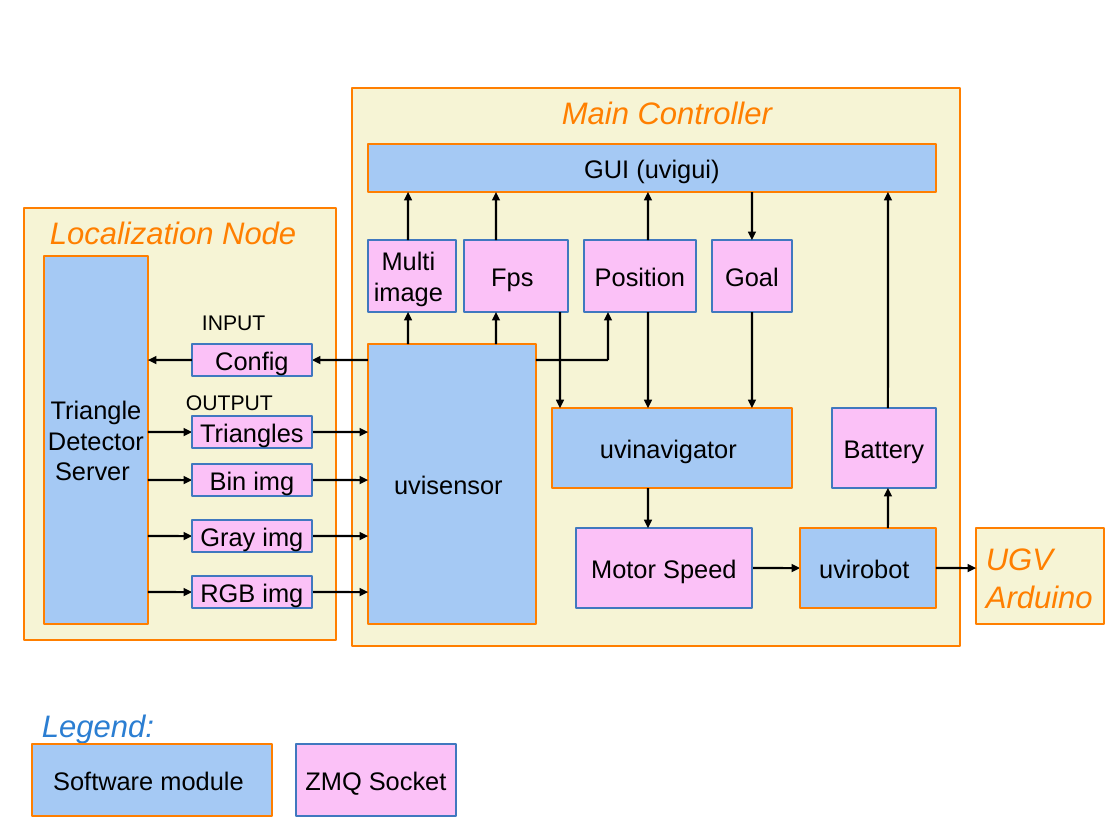
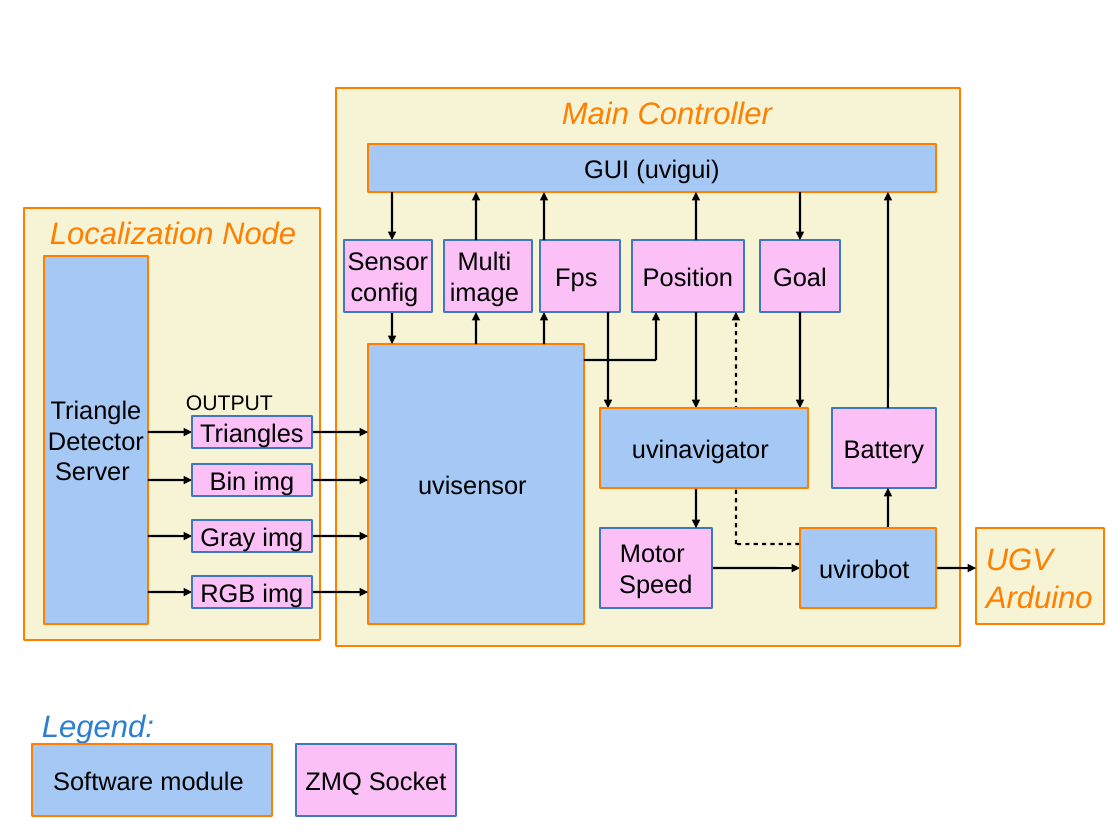
Before and after one commit to UviDTE-UviSpace/uvispace-main-controller, a slide deck: slide 1 of docs/_static/sockets.odp. Drawn at 1120x840 pixels with LibreOffice and Linux fonts; fonts in the diff are those of the drawing. Boxes give left, top, right and bottom in pixels: in the first picture for what was removed or moved away, otherwise in the second. Text is boxed around its words. In the diff, an @@ line names an element or a change of style, - is before the commit and + after.

```diff
--- a/docs/_static/sockets.odp
+++ b/docs/_static/sockets.odp
@@ rectangle: place and size @@
-rectangle at box(352, 88, 959, 646)
+rectangle at box(336, 88, 960, 646)
@@ rectangle: place and size @@
-rectangle at box(24, 208, 336, 640)
+rectangle at box(24, 208, 320, 640)
@@ arrow moved from (409, 240) - (409, 192) to (392, 192) - (392, 240) @@
@@ arrow moved from (496, 240) - (496, 192) to (477, 240) - (477, 192) @@
@@ arrow added from (544, 240) to (544, 192), #000000 1.5 pt @@
@@ rectangle "Sensor": place and size @@
-rectangle "Sensor" at box(192, 345, 312, 376)
+rectangle "Sensor" at box(345, 240, 433, 312)
@@ text in rectangle at box(348, 252, 428, 306): text changed @@
-Config
+Sensor
+config
@@ rectangle "Multi": place and size @@
-rectangle "Multi" at box(368, 240, 456, 312)
+rectangle "Multi" at box(444, 240, 533, 312)
@@ rectangle "Fps": place and size @@
-rectangle "Fps" at box(464, 240, 568, 312)
+rectangle "Fps" at box(540, 240, 620, 312)
@@ text removed at box(202, 315, 265, 331) @@
-INPUT
@@ arrow moved from (409, 345) - (409, 312) to (392, 304) - (392, 345) @@
@@ arrow moved from (496, 345) - (496, 312) to (477, 345) - (477, 312) @@
@@ arrow added from (544, 345) to (544, 312), #000000 1.5 pt @@
@@ arrow moved from (648, 312) - (648, 409) to (608, 312) - (608, 409) @@
@@ 5 arrows, 2 rectangles: place and size @@
-5 arrows, 2 rectangles at box(584, 192, 793, 528)
+5 arrows, 2 rectangles at box(632, 192, 841, 528)
@@ arrow moved from (560, 312) - (560, 409) to (696, 312) - (696, 409) @@
@@ arrow added from (736, 544) to (736, 312), #000000 1.5 pt @@
@@ rectangle "uvisensor": place and size @@
-rectangle "uvisensor" at box(368, 345, 536, 625)
+rectangle "uvisensor" at box(368, 345, 584, 625)
@@ arrow removed from (192, 360) to (148, 360) @@
@@ arrow removed from (368, 360) to (312, 360) @@
@@ line moved from (608, 360) - (537, 360) to (657, 360) - (584, 360) @@
@@ rectangle "uvinavigator": place and size @@
-rectangle "uvinavigator" at box(552, 409, 792, 489)
+rectangle "uvinavigator" at box(601, 409, 809, 489)
@@ rectangle "Motor": place and size @@
-rectangle "Motor" at box(576, 528, 752, 609)
+rectangle "Motor" at box(601, 528, 712, 609)
@@ text in rectangle at box(619, 544, 692, 598): text changed @@
-Motor Speed
+Motor
+Speed
@@ arrow added from (712, 568) to (800, 568), #000000 1.5 pt @@
@@ arrow moved from (744, 568) - (800, 568) to (808, 544) - (736, 544) @@
@@ arrow (808, 544) - (736, 544): arrow to line @@
```
Also in this commit, not shown: 7 other files.
